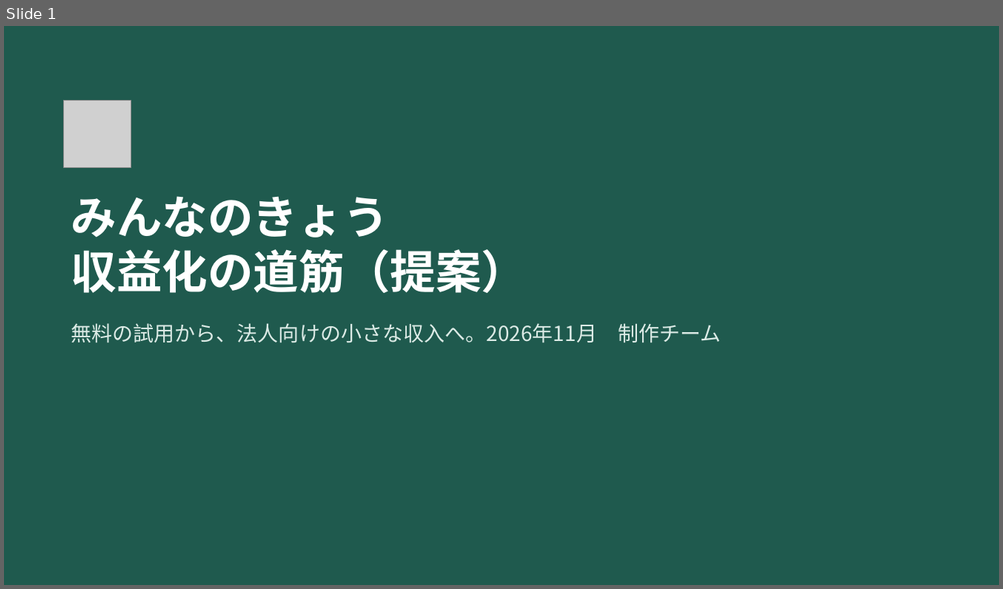
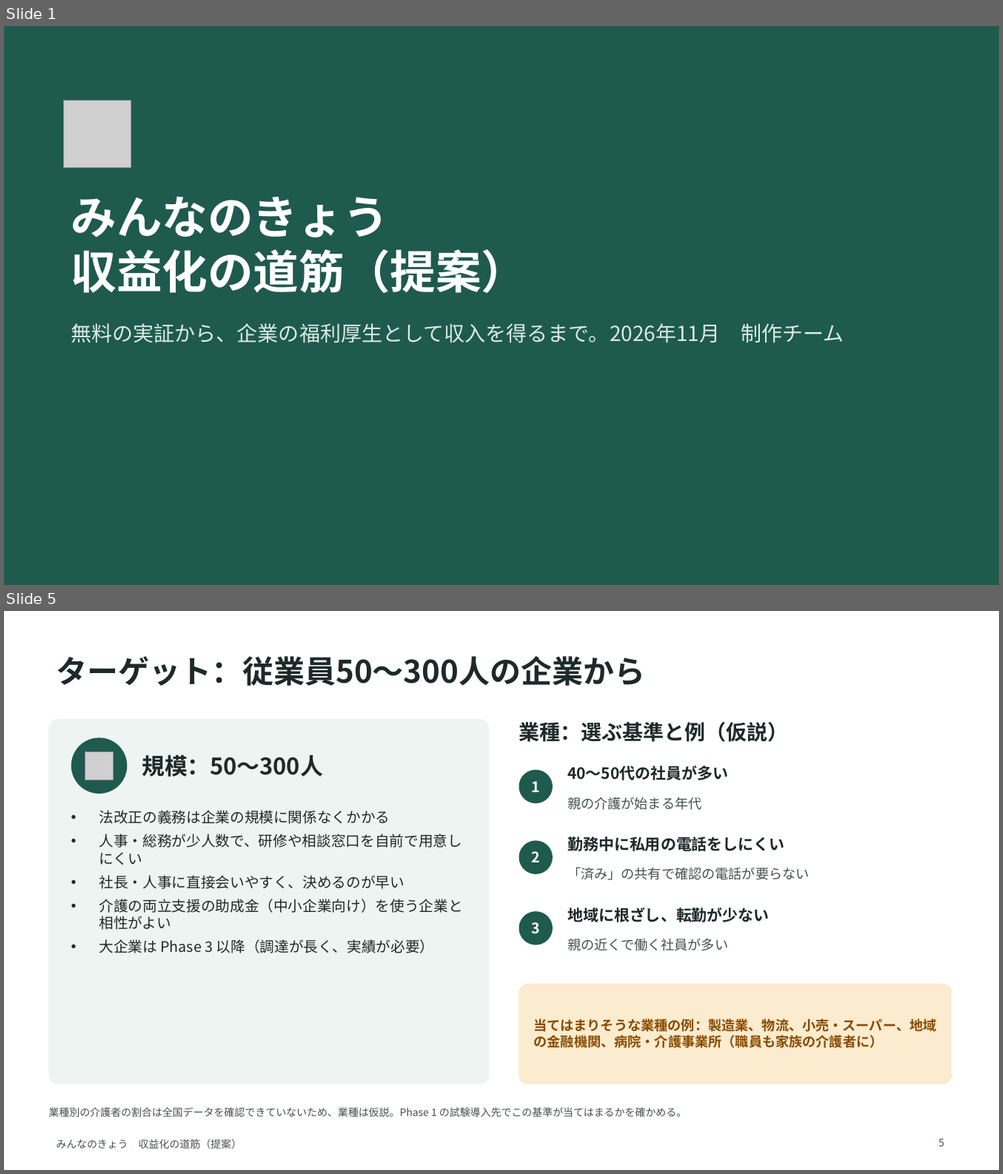
Before and after one commit to sakurabloomyou/Sunplaza-supermarket, a slide deck: minnanokyou-business/minnanokyou_monetization_plan.pptx. Shown one above the other, each under a label of ours: slide 1 before the commit, slides 1 and 5 after it; the slides between them are not shown. The pictures are 1003x589 and 1003x1174 pixels, drawn with LibreOffice and Linux fonts; fonts in the diff are those of the drawing; grey boxes stand for pictures. Boxes give left, top, right and bottom in pixels: in the first picture for what was removed or moved away, otherwise in the second. Text is boxed around its words. In the diff, an @@ line names an element or a change of style, - is before the commit and + after.

```diff
--- a/minnanokyou-business/minnanokyou_monetization_plan.pptx
+++ b/minnanokyou-business/minnanokyou_monetization_plan.pptx
@@ slide 5 added at box(4, 611, 999, 1170), background #FFFFFF @@
@@ title added at box(56, 656, 645, 686), 30 pt, text #1D2A27, bold @@
+ターゲット：従業員50〜300人の企業から
@@ rounded rectangle added at box(48, 719, 489, 1085), fill #EEF4F1 @@
@@ ellipse added at box(71, 738, 127, 794), fill #1F5A4E @@
@@ text added at box(518, 722, 788, 742), 20 pt, text #1D2A27, bold @@
+業種：選ぶ基準と例（仮説）
@@ picture added at box(85, 752, 114, 780) @@
@@ text added at box(142, 755, 322, 777), 22 pt, text #1D2A27, bold @@
+規模：50〜300人
@@ text added at box(567, 766, 728, 780), 15 pt, text #1D2A27, bold @@
+40〜50代の社員が多い
@@ ellipse added at box(519, 770, 552, 803), fill #1F5A4E @@
@@ text added at box(531, 781, 540, 792), 14 pt, text #FFFFFF, bold @@
+1
@@ text added at box(99, 810, 462, 954), 14 pt, text #1D2A27 @@
+• 法改正の義務は企業の規模に関係なくかかる
+• 人事・総務が少人数で、研修や相談窓口を自前で用意しにくい
+• 社長・人事に直接会いやすく、決めるのが早い
+• 介護の両立支援の助成金（中小企業向け）を使う企業と相性がよい
+• 大企業は Phase 3 以降（調達が長く、実績が必要）
@@ text added at box(567, 797, 701, 810), 13 pt, text #44524E @@
+親の介護が始まる年代
@@ ellipse added at box(519, 841, 552, 874), fill #1F5A4E @@
@@ text added at box(531, 851, 540, 863), 14 pt, text #FFFFFF, bold @@
+2
@@ text added at box(567, 837, 785, 851), 15 pt, text #1D2A27, bold @@
+勤務中に私用の電話をしにくい
@@ text added at box(567, 867, 809, 880), 13 pt, text #44524E @@
+「済み」の共有で確認の電話が要らない
@@ ellipse added at box(519, 911, 552, 945), fill #1F5A4E @@
@@ text added at box(567, 908, 769, 923), 15 pt, text #1D2A27, bold @@
+地域に根ざし、転勤が少ない
@@ text added at box(531, 923, 540, 934), 14 pt, text #FFFFFF, bold @@
+3
@@ text added at box(567, 938, 728, 951), 13 pt, text #44524E @@
+親の近くで働く社員が多い
@@ rounded rectangle added at box(519, 984, 951, 1085), fill #FBEBCF @@
@@ text added at box(534, 1019, 936, 1048), 13 pt, text #8A4B00, bold @@
+当てはまりそうな業種の例：製造業、物流、小売・スーパー、地域の金融機関、病院・介護事業所（職員も家族の介護者に）
@@ text added at box(48, 1108, 687, 1117), 10 pt, text #44524E @@
+業種別の介護者の割合は全国データを確認できていないため、業種は仮説。Phase 1 の試験導入先でこの基準が当てはまるかを確かめる。
@@ text added at box(56, 1139, 242, 1149), 10 pt, text #44524E @@
+みんなのきょう 収益化の道筋（提案）
@@ page number added at box(938, 1139, 944, 1147), 10 pt, text #44524E @@
+5
@@ slide 1 changed as well @@
@@ text at box(71, 323, 844, 343): text changed @@
-無料の試用から、法人向けの小さな収入へ。2026年11月 制作チーム
+無料の実証から、企業の福利厚生として収入を得るまで。2026年11月 制作チーム
```
Also in this commit, not shown: 6 other slides changed, 2 other slides added, 8 slides removed, 1 other file.
